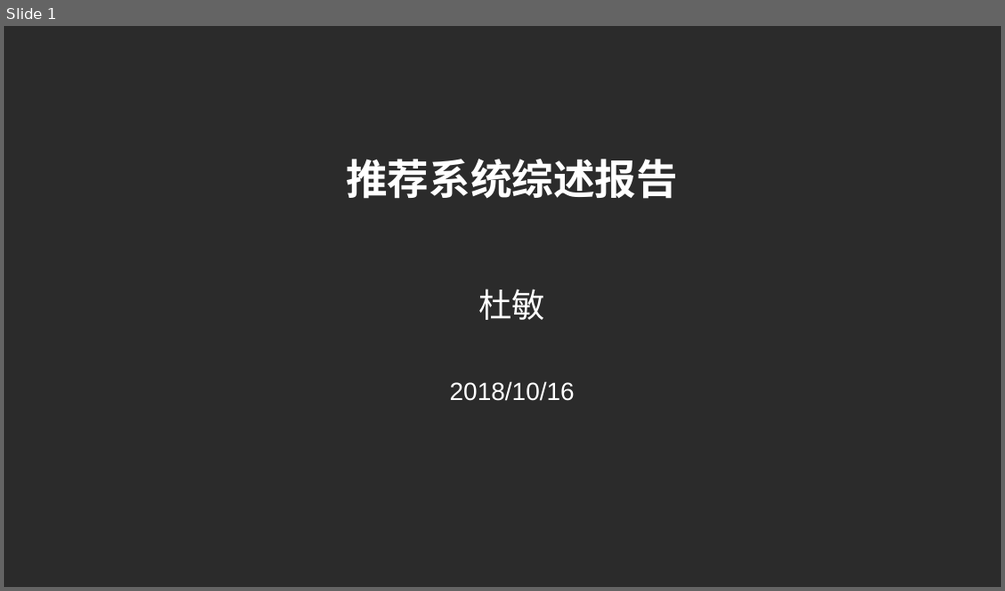
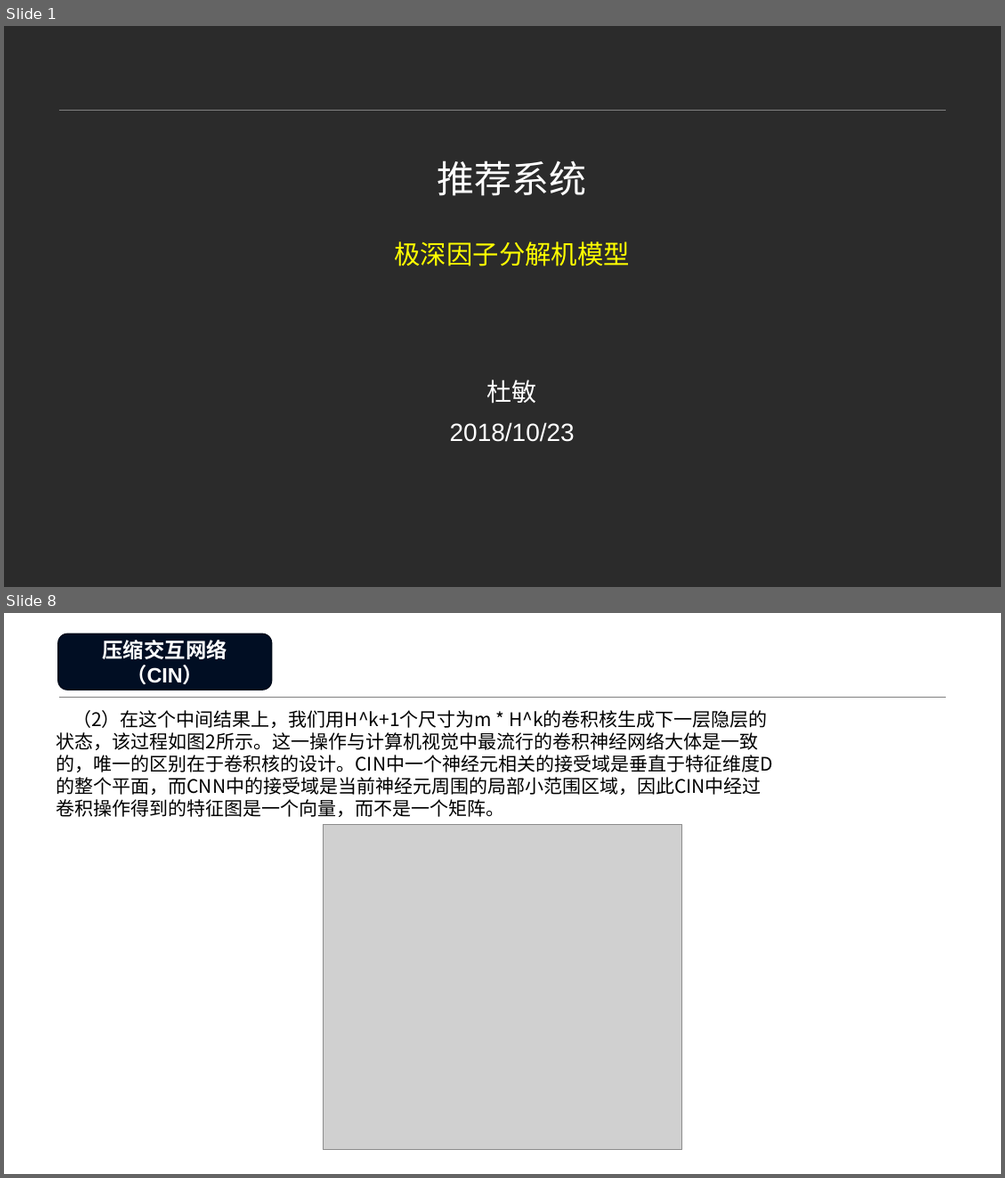
Before and after one commit to Leo-Yangren/RecommendationSystem, a slide deck: 小组会议.pptx. Shown one above the other, each under a label of ours: slide 1 before the commit, slides 1 and 8 after it; the slides between them are not shown. The pictures are 1005x591 and 1005x1178 pixels, drawn with LibreOffice and Linux fonts; fonts in the diff are those of the drawing; grey boxes stand for pictures; background and template pictures are left out; a plain dark background stands for a picture behind light text. Boxes give left, top, right and bottom in pixels: in the first picture for what was removed or moved away, otherwise in the second. Text is boxed around its words. In the diff, an @@ line names an element or a change of style, - is before the commit and + after.

```diff
--- a/小组会议.pptx
+++ b/小组会议.pptx
@@ slide 8 added at (x1=4, y1=613, x2=1001, y2=1174), background picture (left out); not listed: 1 template element that a slide beside it also shows @@
@@ rounded rectangle added at (x1=57, y1=634, x2=272, y2=690), fill #010E23, outline #010A1A 1 pt, 20 pt, text #FFFFFF, bold @@
+压缩交互网络（CIN）
@@ text added at (x1=57, y1=710, x2=773, y2=817), 18 pt, text #000000 @@
+（2）在这个中间结果上，我们用H^k+1个尺寸为m * H^k的卷积核生成下一层隐层的状态，该过程如图2所示。这一操作与计算机视觉中最流行的卷积神经网络大体是一致的，唯一的区别在于卷积核的设计。CIN中一个神经元相关的接受域是垂直于特征维度D的整个平面，而CNN中的接受域是当前神经元周围的局部小范围区域，因此CIN中经过卷积操作得到的特征图是一个向量，而不是一个矩阵。
@@ picture added at (x1=324, y1=825, x2=681, y2=1150) @@
@@ slide 1 changed as well @@
@@ line added from (58, 110) to (947, 110), #808080 0.25 pt @@
@@ title at (x1=394, y1=160, x2=630, y2=266): text changed; size 40 to 25.2 pt; text colour #FFFFFF to #FFFF00; bold off @@
-推荐系统综述报告
+推荐系统
+极深因子分解机模型
@@ text "杜敏" moved from (x1=478, y1=289, x2=545, y2=320) to (x1=487, y1=379, x2=537, y2=403) @@
@@ text "杜敏" at (x1=487, y1=379, x2=537, y2=403): size 32 to 24 pt @@
@@ text at (x1=450, y1=422, x2=574, y2=442): text changed @@
-2018/10/16
+2018/10/23
```
Also in this commit, not shown: 13 other slides added, 18 slides removed, 1 other file.
